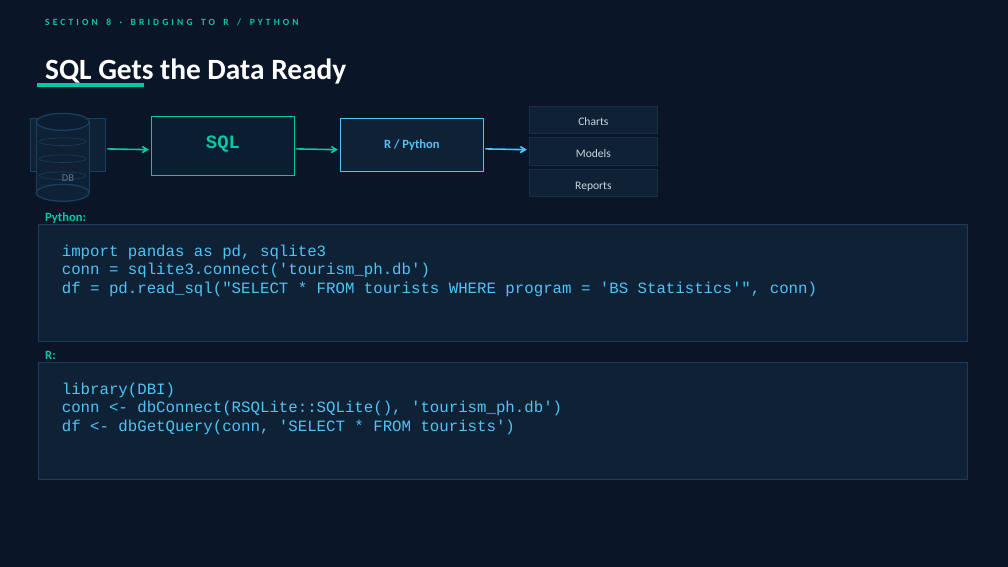
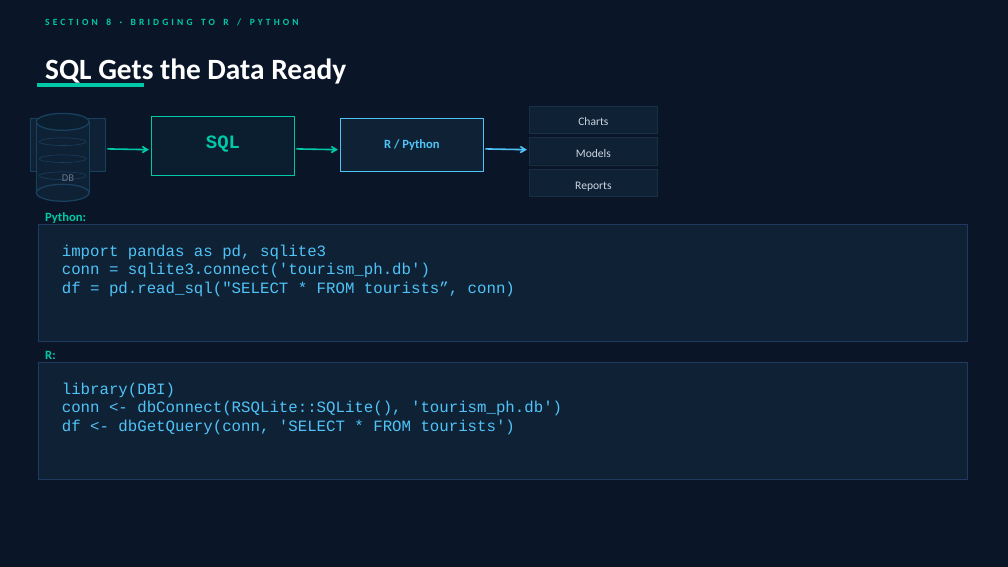
Before and after one commit to rachellvinculado/sql-seminar-nsm2026, a slide deck: slide 31 of SQL_Seminar_Deck_102026.pptx (slide 38 before the commit). Drawn at 1008x567 pixels with LibreOffice and Linux fonts; fonts in the diff are those of the drawing. Boxes give left, top, right and bottom in pixels: in the first picture for what was removed or moved away, otherwise in the second. Text is boxed around its words. In the diff, an @@ line names an element or a change of style, - is before the commit and + after.

```diff
--- a/SQL_Seminar_Deck_102026.pptx
+++ b/SQL_Seminar_Deck_102026.pptx
@@ text at (x1=62, y1=282, x2=515, y2=297): text changed @@
-df = pd.read_sql("SELECT * FROM tourists WHERE program = 'BS Statistics'", conn)
+df = pd.read_sql("SELECT * FROM tourists”, conn)
```
Also in this commit, not shown: 17 other slides changed, 7 slides removed, 1 other file.
